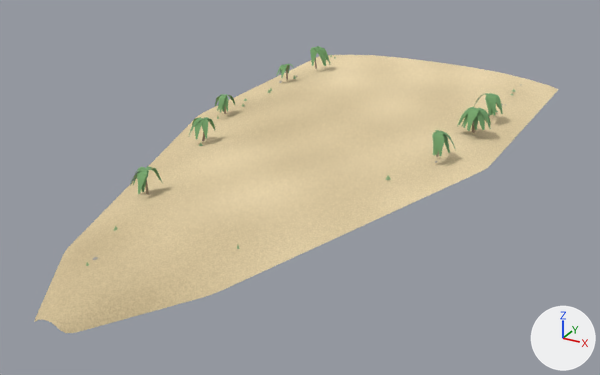
Before and after pictures for a commit that changed the glTF model models/isle.glb.
The view is the same before and after, from a 50 mm camera at (85.2, -75.5, 69.5) aimed at (0.9, 77.8, -7.2). The lights are fixed; the arrows at lower right show +X, +Y and +Z. The picture after the commit comes second. Vertices at exactly the same position are counted once.

In view in the first picture: 'isle'.
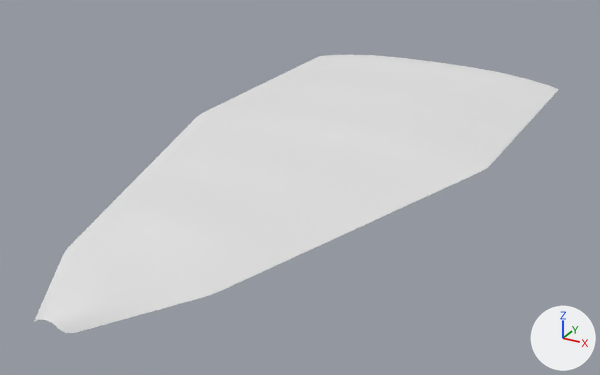
Where the change shows, as pixel boxes (x1, y1, x2, y2) in the pictures (600 x 375 px):
'isle', reshaped: before (34, 46, 558, 333); after (34, 55, 558, 333)
part 1 of me_isle, deleted: before (86, 46, 521, 266)
part 2 of me_isle, recoloured (beige to white): (34, 55, 558, 333) in both

What changed in the scene script:
```text
Change me_isle:
    used by ob_isle; location = (0.0, 0.0, 0.0)
    remove me_isle.from_pydata(...)  # 2745 vertices, 3978 faces; spans x -39.0..39.0, y 0.0..165.0, z -1.0..7.0
    remove me_isle.materials.append(mat_bark)  # brown #9e8b76
    remove me_isle.materials.append(mat_frond)  # green #76a66c
    remove me_isle.materials.append(mat_grass)  # green #95b381
    remove me_isle.materials.append(mat_rock)  # grey #adaaa4
    add me_isle.from_pydata(...)  # 1161 vertices, 2048 faces; spans x -39.0..39.0, y 0.0..165.0, z -1.0..2.0
    me_isle part 1: 107 loose pieces with 1584 vertices, spanning x -34.0..35.0, y 16.0..159.0, z 0.0..7.0, are deleted
    me_isle part 2: 2048 faces spanning x -39.0..39.0, y 0.0..165.0, z -1.0..2.0 switch from mat_sand (picture img_islesand) to no material
```
